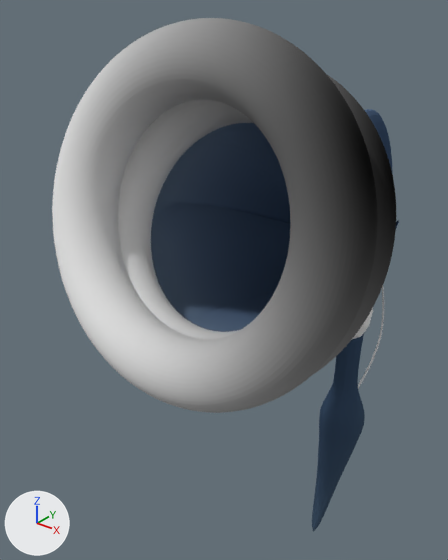
An edit to the Blender file WeirdoGun3.blend, drawn before and after from the same camera.
Before and after are seen from a camera (50 mm lens) standing at (10.65, -16.68, 17.7) and looking at (-0.36, -2.92, 9.17). The axes (+X, +Y, +Z) are drawn at lower left. The lights are the same throughout.
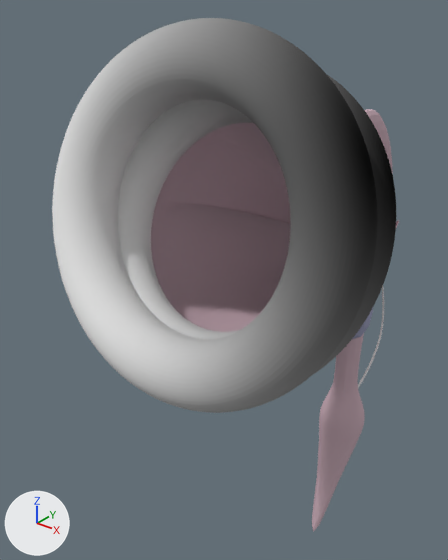
Location of each change, [x1, y1, x2, y2] in pixels of the pictures (448 x 560 px):
'Cone.001', surface changed
    both: [151, 109, 399, 532]

The change, as a list of edits to the scene's bpy script:
```text
Change mat_material:
    remove n2 = _N.new('ShaderNodeTexSky'); n2.name = 'Sky Texture'
    remove n2.sky_type = 'HOSEK_WILKIE'
    remove n2.sun_elevation = 1.571
    remove n2.altitude = 0.0
    add n3 = _N.new('ShaderNodeTexNoise'); n3.name = 'Noise Texture'
    add n3.inputs[3].default_value = 2.1  # 'Detail'
    add n4 = _N.new('ShaderNodeVectorMath'); n4.name = 'Vector Math'
    add n4.operation = 'NORMALIZE'
    add n4.inputs[0].default_value = (0.6, 0.5, 0.5)  # 'Vector'
    where n1 = _N.new('ShaderNodeBsdfDiffuse'); n1.name = 'Diffuse BSDF'
    remove _L.new(n2.outputs[0], n1.inputs[0])  # 'Color' to 'Color'
    add _L.new(n3.outputs[1], n1.inputs[0])  # 'Color' to 'Color'
    add _L.new(n4.outputs[0], n3.inputs[0])  # 'Vector' to 'Vector'
```
